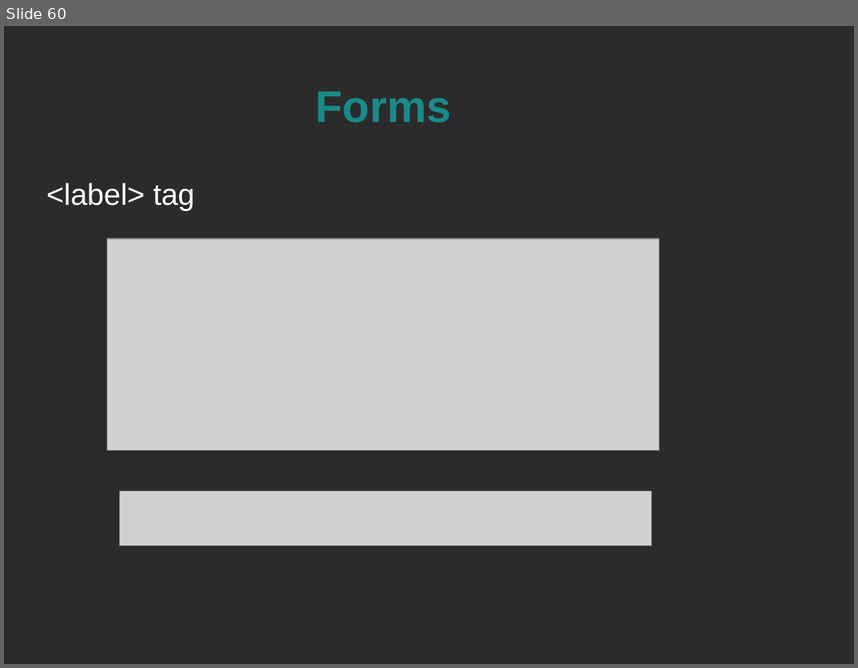
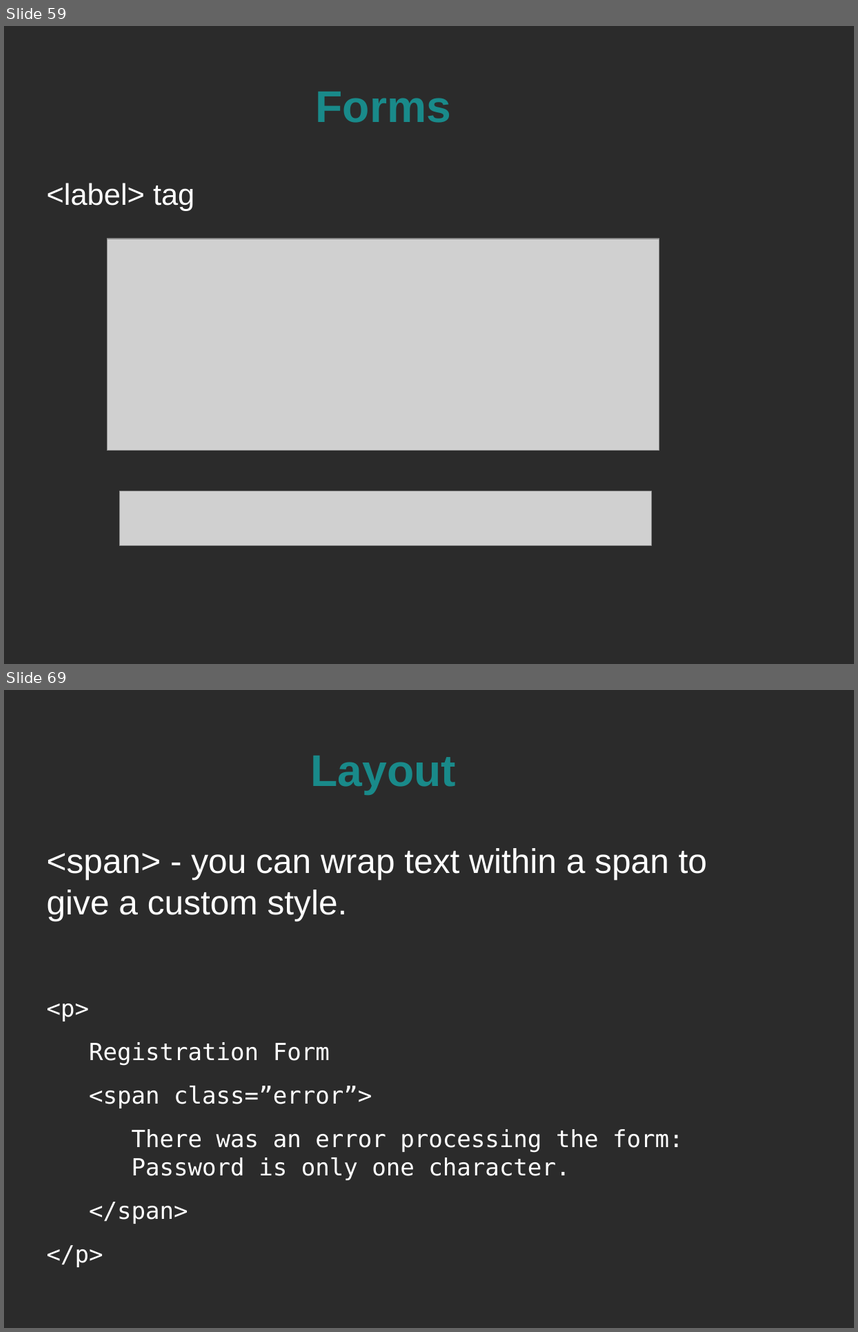
Before and after one commit to spellbindguy/Web-Development, a slide deck: Lectures/03 HTML/HTML.odp. Shown one above the other, each under a label of ours: slide 60 before the commit, slides 59 and 69 after it; the slides between them are not shown. The pictures are 858x668 and 858x1332 pixels, drawn with LibreOffice and Linux fonts; fonts in the diff are those of the drawing; grey boxes stand for pictures; background and template pictures are left out; a plain dark background stands for a picture behind light text. Boxes give left, top, right and bottom in pixels: in the first picture for what was removed or moved away, otherwise in the second. Text is boxed around its words. In the diff, an @@ line names an element or a change of style, - is before the commit and + after.

```diff
--- a/Lectures/03 HTML/HTML.odp
+++ b/Lectures/03 HTML/HTML.odp
@@ slide 69 added at [4,690,854,1328], background picture (left out) @@
@@ title added at [311,756,457,794], 41.4 pt, text #198A8A, bold @@
+Layout
@@ text added at [47,848,707,1267], 22 pt, text #FFFFFF @@
+<span> - you can wrap text within a span to give a custom style.
+<p>
+Registration Form
+<span class=”error”>
+There was an error processing the form: Password is only one character.
+</span>
+</p>
@@ what was slide 60 is now slide 59 @@
```
Also in this commit, not shown: 5 slides changed, 20 other slides added, 4 slides removed, 1 other file.
